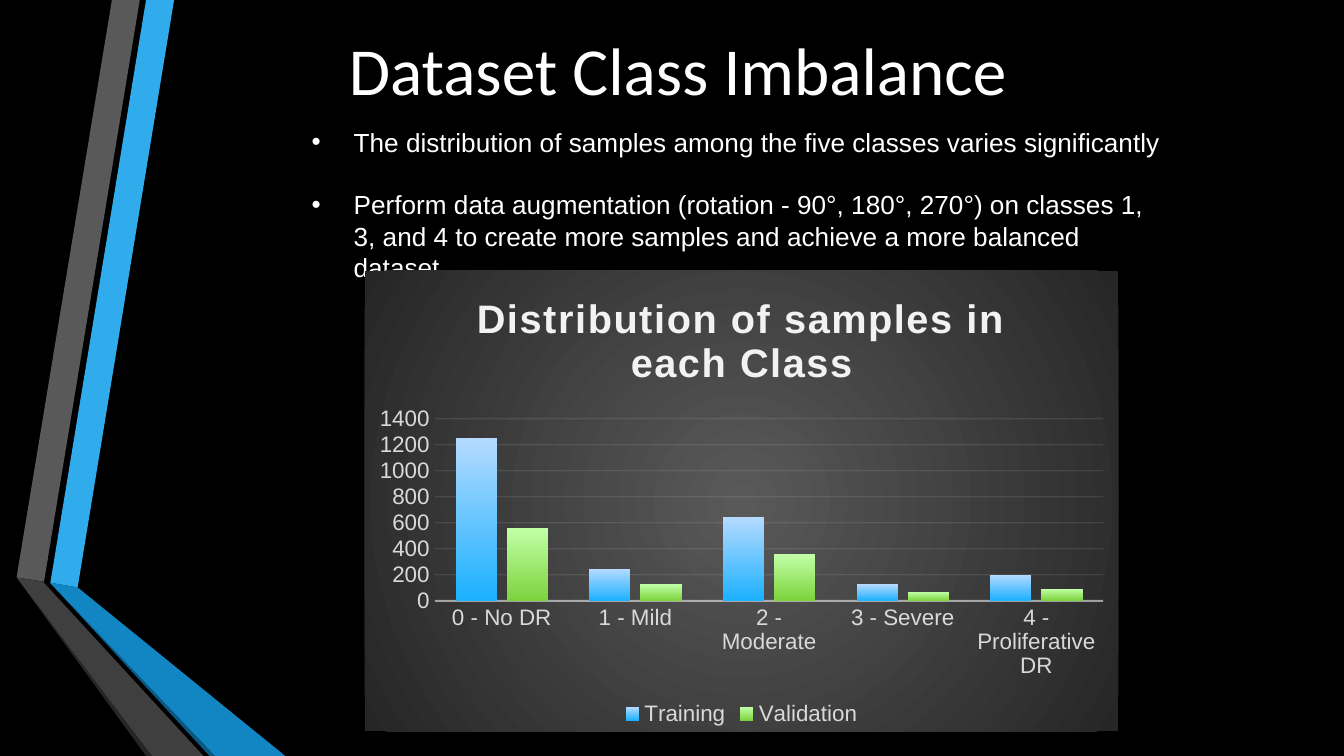
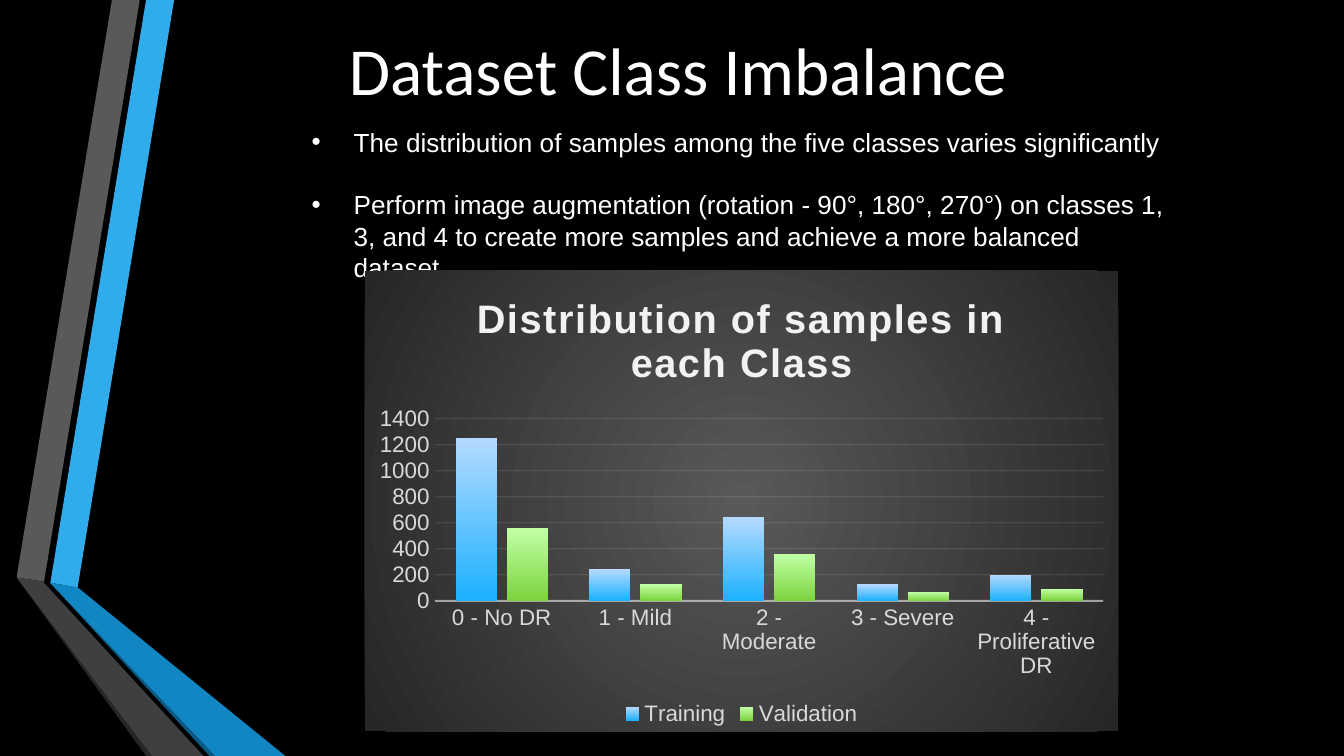
Before and after one commit to Girish-Rajani/Blindess_Detection_Deep_Learning, a slide deck: slide 6 of Blindness Detection Presentation.pptx. Drawn at 1344x756 pixels with LibreOffice and Linux fonts; fonts in the diff are those of the drawing. Boxes give left, top, right and bottom in pixels: in the first picture for what was removed or moved away, otherwise in the second. Text is boxed around its words. In the diff, an @@ line names an element or a change of style, - is before the commit and + after.

Commit message:
Add files via upload
changes data augmentation to image augmentation

```diff
--- a/Blindness Detection Presentation.pptx
+++ b/Blindness Detection Presentation.pptx
@@ text at [354, 195, 1163, 277]: text changed @@
-• Perform data augmentation (rotation - 90°, 180°, 270°) on classes 1, 3, and 4 to create more samples and achieve a more balanced dataset
+• Perform image augmentation (rotation - 90°, 180°, 270°) on classes 1, 3, and 4 to create more samples and achieve a more balanced dataset
```
